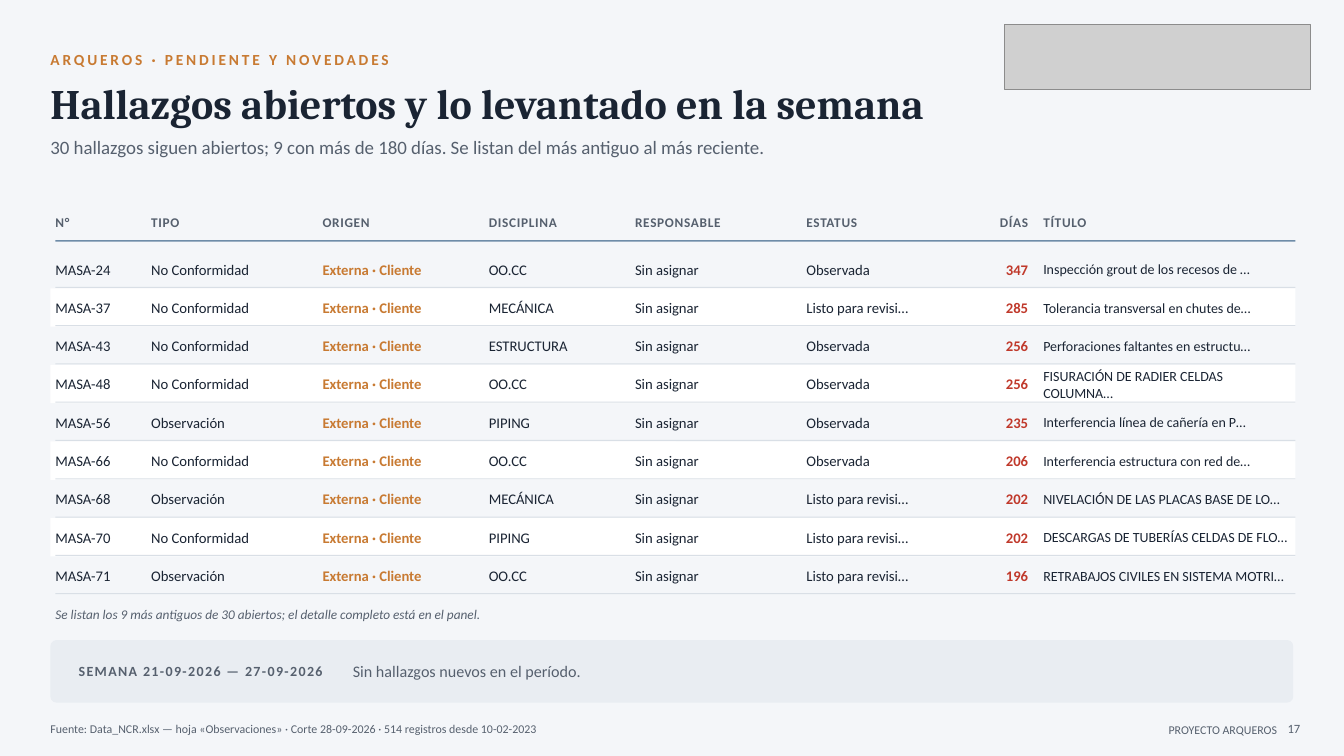
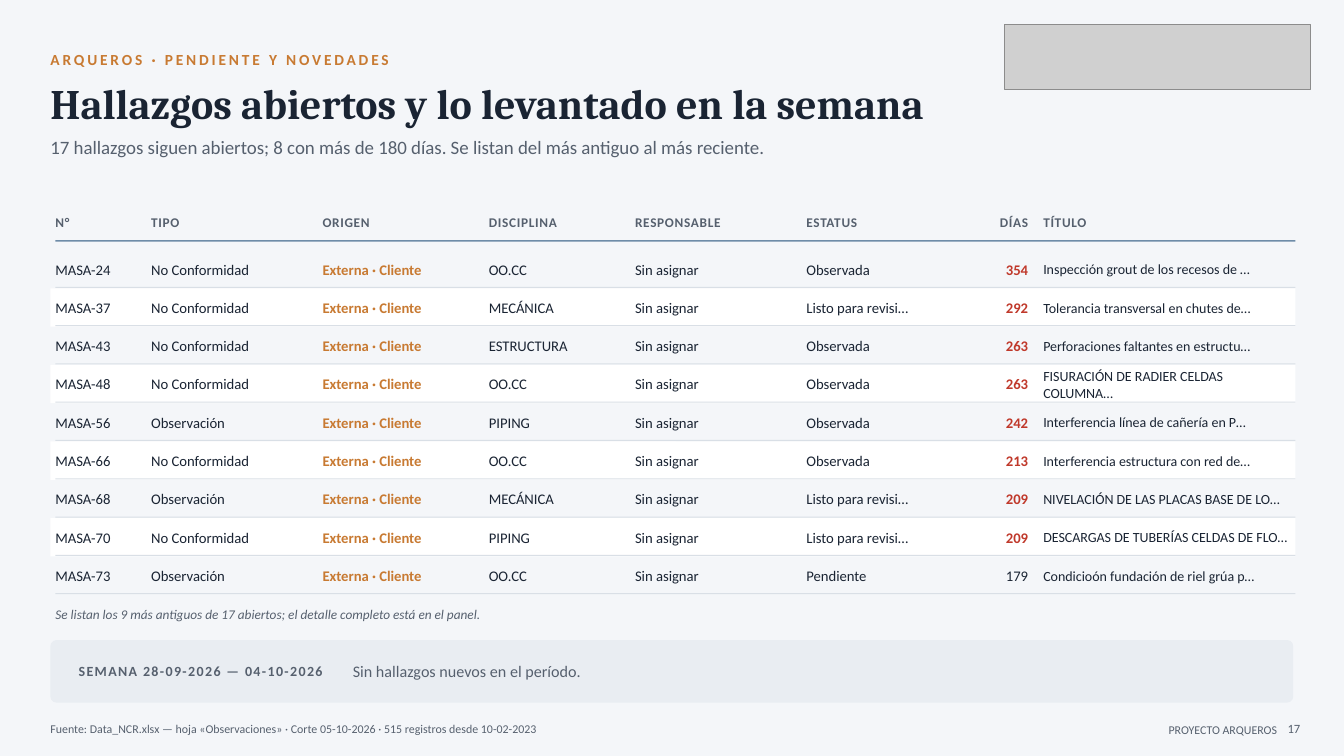
Before and after one commit to tdkvalex/Dashboard-HSEQ, a slide deck: slide 17 of modulo_nc/Panel_No_Conformidades.pptx. Drawn at 1344x756 pixels with LibreOffice and Linux fonts; fonts in the diff are those of the drawing; grey boxes stand for pictures. Boxes give left, top, right and bottom in pixels: in the first picture for what was removed or moved away, otherwise in the second. Text is boxed around its words. In the diff, an @@ line names an element or a change of style, - is before the commit and + after.

```diff
--- a/modulo_nc/Panel_No_Conformidades.pptx
+++ b/modulo_nc/Panel_No_Conformidades.pptx
@@ text at box(50, 141, 764, 157): text changed @@
-30 hallazgos siguen abiertos; 9 con más de 180 días. Se listan del más antiguo al más reciente.
+17 hallazgos siguen abiertos; 8 con más de 180 días. Se listan del más antiguo al más reciente.
@@ text at box(1006, 265, 1028, 275): text changed @@
-347
+354
@@ text at box(1006, 303, 1028, 313): text changed @@
-285
+292
@@ text at box(1006, 341, 1028, 351): text changed @@
-256
+263
@@ text at box(1006, 379, 1028, 389): text changed @@
-256
+263
@@ text at box(1006, 418, 1028, 428): text changed @@
-235
+242
@@ text at box(1006, 456, 1028, 466): text changed @@
-206
+213
@@ text at box(1006, 494, 1028, 504): text changed @@
-202
+209
@@ text at box(1006, 533, 1028, 543): text changed @@
-202
+209
@@ text at box(55, 571, 110, 581): text changed @@
-MASA-71
+MASA-73
@@ text at box(806, 570, 866, 581): text changed @@
-Listo para revisi…
+Pendiente
@@ text at box(1006, 571, 1028, 581): text changed; text colour #C0392B to #1A2433; bold off @@
-196
+179
@@ text at box(1043, 571, 1254, 584): text changed @@
-RETRABAJOS CIVILES EN SISTEMA MOTRI…
+Condicioón fundación de riel grúa p…
@@ text at box(55, 610, 480, 621): text changed @@
-Se listan los 9 más antiguos de 30 abiertos; el detalle completo está en el panel.
+Se listan los 9 más antiguos de 17 abiertos; el detalle completo está en el panel.
@@ text at box(79, 666, 323, 676): text changed @@
-SEMANA 21-09-2026 — 27-09-2026
+SEMANA 28-09-2026 — 04-10-2026
@@ text at box(50, 725, 537, 735): text changed @@
-Fuente: Data_NCR.xlsx — hoja «Observaciones» · Corte 28-09-2026 · 514 registros desde 10-02-2023
+Fuente: Data_NCR.xlsx — hoja «Observaciones» · Corte 05-10-2026 · 515 registros desde 10-02-2023
```
Also in this commit, not shown: 16 other slides changed, 3 other files.
